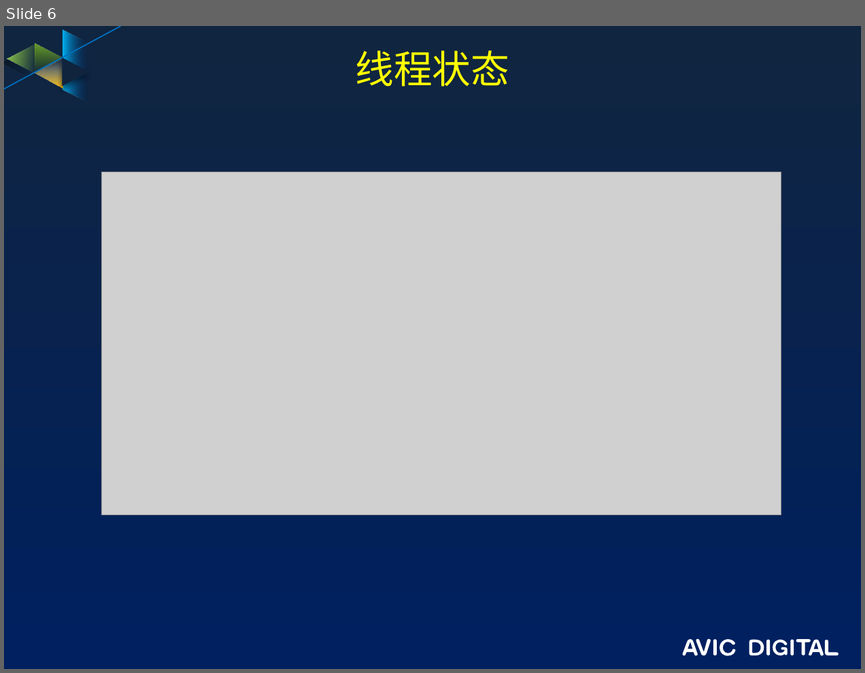
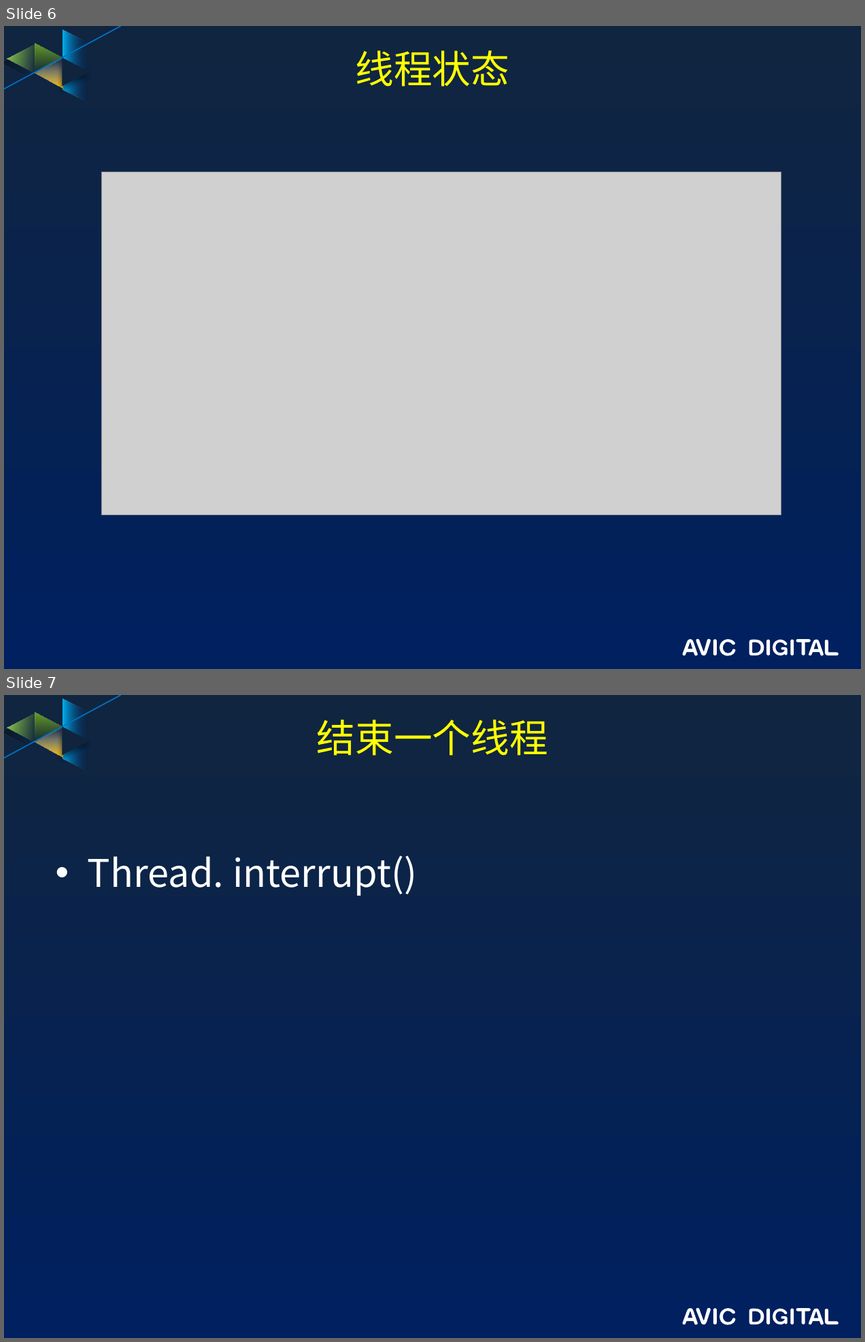
Before and after one commit to guofengzh/java-way, a slide deck: java/docs/13.java-线程.pptx. Shown one above the other, each under a label of ours: slide 6 before the commit, slides 6 and 7 after it. The pictures are 865x673 and 865x1342 pixels, drawn with LibreOffice and Linux fonts; fonts in the diff are those of the drawing; grey boxes stand for pictures; background and template pictures are left out. Boxes give left, top, right and bottom in pixels: in the first picture for what was removed or moved away, otherwise in the second. Text is boxed around its words. In the diff, an @@ line names an element or a change of style, - is before the commit and + after.

```diff
--- a/java/docs/13.java-线程.pptx
+++ b/java/docs/13.java-线程.pptx
@@ slide 7 added at (x1=4, y1=695, x2=861, y2=1338), background gradient #10253F to #002060; not listed: 17 template elements that a slide beside it also shows @@
@@ title added at (x1=317, y1=719, x2=548, y2=756), 32.4 pt, text #FFFF00 @@
+结束一个线程
@@ text added at (x1=88, y1=855, x2=417, y2=896), 32 pt, text #FFFFFF @@
+• Thread. interrupt()
```
Also in this commit, not shown: 1 slide changed, 14 other slides added, 5 slides removed.
